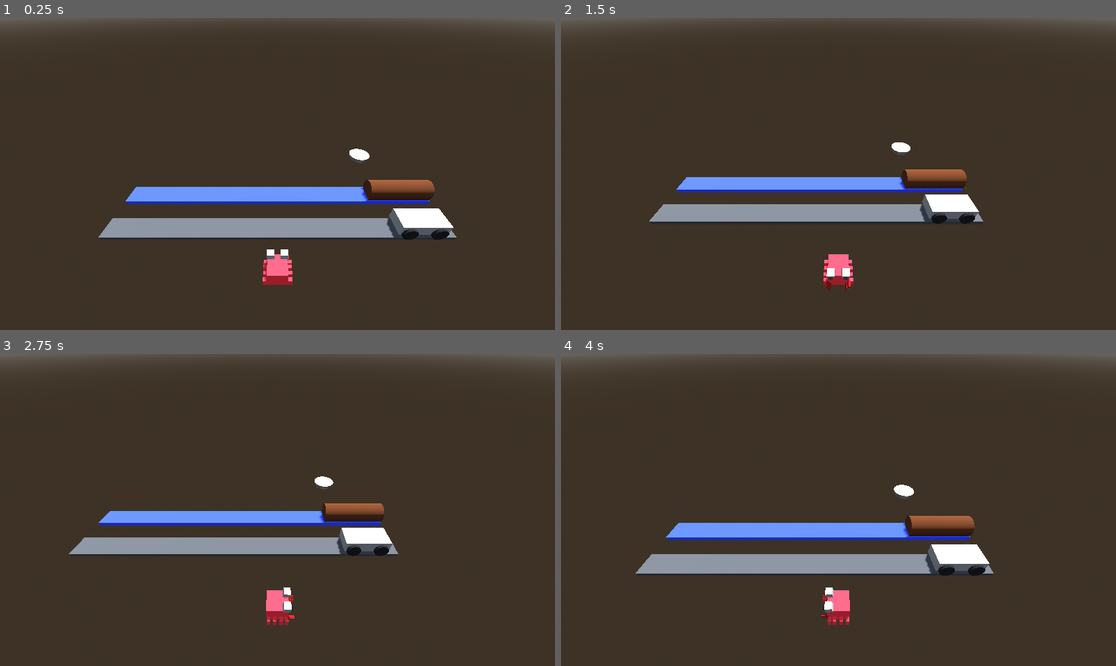
Above: before the commit, frames 1-4 (two rows, left to right).
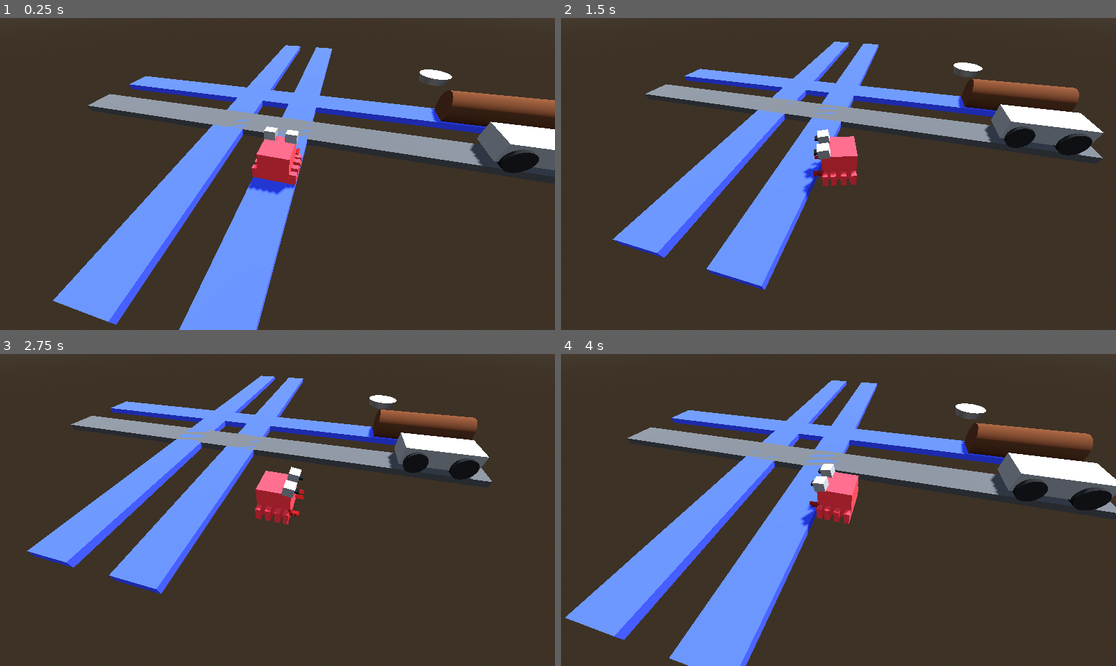
Above: after the commit, the same moments.

Repository: AsheUrban/crabxing
Game: Godot game, scene res://Main/Main.tscn
The game is run twice, just before and just after one commit, with the same random seed, the same clock (stepped at 60 frames per second) and the same inputs.
Inputs:
- Up to frame 1 (0.25 s): no input
- Up to frame 2 (1.5 s): tap Enter (ui_accept) at 0.5, 0.6, 0.77, 1.07, 1.25, 1.35 s; hold D (move_right) 0.53-1.28 s; hold S (move_backward) from 1.28 s (still down)
- Up to frame 3 (2.75 s): tap Enter (ui_accept) at 1.52, 1.82, 2, 2.1 s; release S (move_backward) at 2.03 s; hold D (move_right) from 2.03 s (still down)
- Up to frame 4 (4 s): tap Enter (ui_accept) at 2.75, 2.85, 3.02, 3.32, 3.5, 3.6, 3.77 s; release D (move_right) at 2.78 s; hold W (move_forward) 2.78-3.53 s; hold A (move_left) from 3.53 s (still down)

The runs differ from the first frame. In frame 1, 31% of the frame differs, in the area x 0-100%, y 0-100%; in frame 2, 26%; in frame 3, 23%; in frame 4, 32%.

Commit message:
End of video 2!
Animal collision set up

Diff:
--- a/Code/Animal/Animal.gd
+++ b/Code/Animal/Animal.gd
@@ -6,68 +6,64 @@
 
 var current_position: Vector3
 var target_position: Vector3
-var lerp_percentage: float = 1.0 # 0-100% | 1 / 100
+var position_lerp: float = 1.0 # 0-100% | 1 / 100
+
+var current_rotation: float
+var target_rotation: float
+var rotation_lerp: float
 
 func _ready():
 	current_position = position
 	target_position = position
+	area_entered.connect(OnAreaEntered)
 
 func _process(delta):
+	if position_lerp < 1.0:
+		position_lerp += delta / stride_speed
+		rotation_lerp += delta / stride_speed
 
-	if lerp_percentage >= 1.0:
+		position_lerp = clamp(position_lerp, 0.0, 1.0)
+		rotation_lerp = clamp(rotation_lerp, 0.0, 1.0)
+
+		position = lerp(current_position, target_position, position_lerp)
+		crab.rotation_degrees.y = lerp(current_rotation, target_rotation, rotation_lerp)
+	else:
+		current_position = target_position
+		current_rotation = target_rotation
+
 		if Input.is_action_just_pressed("move_left"):
 			target_position = current_position + Vector3.LEFT
-			lerp_percentage = 0.0
-			crab.rotation_degrees.y = 90
+			position_lerp = 0.0
+			target_rotation = 90.0
+			rotation_lerp = 0.0
+
 		if Input.is_action_just_pressed("move_right"):
 			target_position = current_position + Vector3.RIGHT
-			lerp_percentage = 0.0
-			crab.rotation_degrees.y = -90
+			position_lerp = 0.0
+			target_rotation = -90.0
+			rotation_lerp = 0.0
+
 		if Input.is_action_just_pressed("move_forward"):
 			target_position = current_position + Vector3.FORWARD # this is equal to Vector3.(0,0,-1)
-			lerp_percentage = 0.0
-			crab.rotation_degrees.y = 0
+			position_lerp = 0.0
+			target_rotation = 0.0
+			rotation_lerp = 0.0
+
 		if Input.is_action_just_pressed("move_backward"):
 			target_position = current_position + Vector3.BACK
-			lerp_percentage = 0.0
-			crab.rotation_degrees.y = 180
+			position_lerp = 0.0
+			target_rotation = 180.0
+			rotation_lerp = 0.0
+			#if current_rotation < 1.0:
 
-	if lerp_percentage < 1.0:
-		lerp_percentage += delta / stride_speed
-		lerp_percentage = clamp(lerp_percentage, 0.0, 1.0)
-		position = lerp(current_position, target_position, lerp_percentage)
-	else:
-		current_position = target_position
-
-
-
-
-
-#const SPEED = 5.0
-#const JUMP_VELOCITY = 4.5
-#
-## Get the gravity from the project settings to be synced with RigidBody nodes.
-#var gravity = ProjectSettings.get_setting("physics/3d/default_gravity")
-#
-#
-#func _physics_process(delta):
-	## Add the gravity.
-	#if not is_on_floor():
-		#velocity.y -= gravity * delta
-#
-	## Handle jump.
-	#if Input.is_action_just_pressed("ui_accept") and is_on_floor():
-		#velocity.y = JUMP_VELOCITY
-#
-	## Get the input direction and handle the movement/deceleration.
-	## As good practice, you should replace UI actions with custom gameplay actions.
-	#var input_dir = Input.get_vector("move_left", "move_right", "move_forward", "move_backward")
-	#var direction = (transform.basis * Vector3(input_dir.x, 0, input_dir.y)).normalized()
-	#if direction:
-		#velocity.x = direction.x * SPEED
-		#velocity.z = direction.z * SPEED
-	#else:
-		#velocity.x = move_toward(velocity.x, 0, SPEED)
-		#velocity.z = move_toward(velocity.z, 0, SPEED)
-#
-	#move_and_slide()
+func OnAreaEntered(area: Area3D):
+	if area is Road:
+		print("You made it across the road!", area)
+	if area is Vehicle:
+		print("XX/ You were hit by a vehicle!", area)
+	if area is River:
+		print("Swallowed by the depths!", area)
+	if area is Vessel:
+		print("Riding the: ", area)
+	if area is Roost:
+		print("We made it safely to our roost!", area)
--- a/Code/Main/Main.tscn
+++ b/Code/Main/Main.tscn
@@ -37,13 +37,19 @@
 [node name="Animal" parent="." instance=ExtResource("2_omvvu")]
 
 [node name="Rig" type="Node3D" parent="Animal"]
-transform = Transform3D(1, 0, 0, 0, 0.757941, 0.652323, 0, -0.652323, 0.757941, 0, 0.325095, 0)
+transform = Transform3D(0.965926, -0.183013, 0.183013, 0, 0.707107, 0.707107, -0.258819, -0.683013, 0.683013, 0, 0, 0)
 
 [node name="Camera3D" type="Camera3D" parent="Animal/Rig"]
-transform = Transform3D(1, 0, 0, 0, 1, 0, 0, 0, 1, 0, 3.45778, 7.21685)
+transform = Transform3D(1, 0, 0, 0, 1, 0, 0, 0, 1, 0, 0, 5)
 
 [node name="River" parent="." instance=ExtResource("3_iw6bc")]
 transform = Transform3D(1, 0, 0, 0, 1, 0, 0, 0, 1, 0, 0, -4)
+
+[node name="River2" parent="." instance=ExtResource("3_iw6bc")]
+transform = Transform3D(-0.00392703, 0, 0.999992, 0, 1, 0, -0.999992, 0, -0.00392703, -0.0180387, 0, -4)
+
+[node name="River3" parent="." instance=ExtResource("3_iw6bc")]
+transform = Transform3D(-0.00392703, 0, 0.999992, 0, 1, 0, -0.999992, 0, -0.00392703, -2.01804, 0, -4)
 
 [node name="Road" parent="." instance=ExtResource("4_lqfiw")]
 transform = Transform3D(1, 0, 0, 0, 1, 0, 0, 0, 1, 0, 0, -2)
--- /dev/null
+++ b/Code/River/River.gd
@@ -0,0 +1,2 @@
+extends Area3D
+class_name River
--- a/Code/River/River.tscn
+++ b/Code/River/River.tscn
@@ -1,4 +1,6 @@
-[gd_scene load_steps=4 format=3 uid="uid://or101yc0mr1h"]
+[gd_scene load_steps=5 format=3 uid="uid://or101yc0mr1h"]
+
+[ext_resource type="Script" path="res://River/River.gd" id="1_d8fhu"]
 
 [sub_resource type="BoxShape3D" id="BoxShape3D_u5fh8"]
 size = Vector3(15, 0.2, 1)
@@ -10,6 +12,7 @@
 size = Vector3(15, 0.2, 1)
 
 [node name="River" type="Area3D"]
+script = ExtResource("1_d8fhu")
 
 [node name="CollisionShape3D" type="CollisionShape3D" parent="."]
 shape = SubResource("BoxShape3D_u5fh8")
--- /dev/null
+++ b/Code/Road/Road.gd
@@ -0,0 +1,2 @@
+extends Area3D
+class_name Road
--- a/Code/Road/Road.tscn
+++ b/Code/Road/Road.tscn
@@ -1,4 +1,6 @@
-[gd_scene load_steps=3 format=3 uid="uid://b4nt6dxo7qu31"]
+[gd_scene load_steps=5 format=3 uid="uid://b4nt6dxo7qu31"]
+
+[ext_resource type="Script" path="res://Road/Road.gd" id="1_pdqbf"]
 
 [sub_resource type="StandardMaterial3D" id="StandardMaterial3D_mpl31"]
 albedo_color = Color(0.294118, 0.294118, 0.294118, 1)
@@ -6,8 +8,15 @@
 [sub_resource type="BoxMesh" id="BoxMesh_biut3"]
 size = Vector3(15, 0.2, 1)
 
-[node name="Road" type="Node3D"]
+[sub_resource type="BoxShape3D" id="BoxShape3D_e7oo7"]
+size = Vector3(15, 0.2, 1)
+
+[node name="Road" type="Area3D"]
+script = ExtResource("1_pdqbf")
 
 [node name="MeshInstance3D" type="MeshInstance3D" parent="."]
 material_override = SubResource("StandardMaterial3D_mpl31")
 mesh = SubResource("BoxMesh_biut3")
+
+[node name="CollisionShape3D" type="CollisionShape3D" parent="."]
+shape = SubResource("BoxShape3D_e7oo7")
--- /dev/null
+++ b/Code/Roost/Roost.gd
@@ -0,0 +1,2 @@
+extends Area3D
+class_name Roost
--- a/Code/Roost/Roost.tscn
+++ b/Code/Roost/Roost.tscn
@@ -1,4 +1,6 @@
-[gd_scene load_steps=3 format=3 uid="uid://c2sgsdqkl8qmw"]
+[gd_scene load_steps=4 format=3 uid="uid://c2sgsdqkl8qmw"]
+
+[ext_resource type="Script" path="res://Roost/Roost.gd" id="1_glstp"]
 
 [sub_resource type="BoxShape3D" id="BoxShape3D_1kwnx"]
 
@@ -7,6 +9,7 @@
 height = 0.28
 
 [node name="Roost" type="Area3D"]
+script = ExtResource("1_glstp")
 
 [node name="CollisionShape3D" type="CollisionShape3D" parent="."]
 transform = Transform3D(1, 0, 0, 0, 1, 0, 0, 0, 1, 0, 0.173215, 0)
--- /dev/null
+++ b/Code/Vehicle/Vehicle.gd
@@ -0,0 +1,2 @@
+extends Area3D
+class_name Vehicle
--- a/Code/Vehicle/Vehicle.tscn
+++ b/Code/Vehicle/Vehicle.tscn
@@ -1,6 +1,7 @@
-[gd_scene load_steps=5 format=3 uid="uid://bqrgxygsryqev"]
+[gd_scene load_steps=6 format=3 uid="uid://bqrgxygsryqev"]
 
 [ext_resource type="Material" uid="uid://ci0xobic38hmb" path="res://Vehicle/Assets/tires.tres" id="1_72y6v"]
+[ext_resource type="Script" path="res://Vehicle/Vehicle.gd" id="1_y7g6a"]
 
 [sub_resource type="BoxMesh" id="BoxMesh_4iiwo"]
 size = Vector3(2, 1, 1)
@@ -13,6 +14,7 @@
 size = Vector3(2, 0.641113, 1)
 
 [node name="Vehicle" type="Area3D"]
+script = ExtResource("1_y7g6a")
 
 [node name="Car" type="Node3D" parent="."]
 transform = Transform3D(1, 0, 0, 0, 1, 0, 0, 0, 1, 0, 0.226949, 0)
--- /dev/null
+++ b/Code/Vessel/Vessel.gd
@@ -0,0 +1,2 @@
+extends Area3D
+class_name Vessel
--- a/Code/Vessel/Vessel.tscn
+++ b/Code/Vessel/Vessel.tscn
@@ -1,4 +1,6 @@
-[gd_scene load_steps=4 format=3 uid="uid://cg2s3yycrmrtw"]
+[gd_scene load_steps=5 format=3 uid="uid://cg2s3yycrmrtw"]
+
+[ext_resource type="Script" path="res://Vessel/Vessel.gd" id="1_8v0tf"]
 
 [sub_resource type="BoxShape3D" id="BoxShape3D_04pwl"]
 size = Vector3(3, 1, 1)
@@ -11,6 +13,7 @@
 
 [node name="Vessel" type="Area3D"]
 transform = Transform3D(1, 0, 0, 0, 1, 0, 0, 0, 1, 0, -0.326929, 0)
+script = ExtResource("1_8v0tf")
 
 [node name="CollisionShape3D" type="CollisionShape3D" parent="."]
 transform = Transform3D(1, 0, 0, 0, 1, 0, 0, 0, 1, 0, 0.349186, 0)
